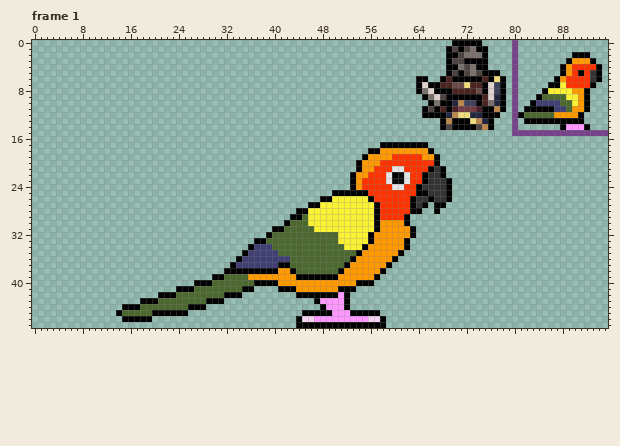
File history of a pixel-art file, Citrus/aseprite/citrus_roa_2.aseprite. The first picture shows the starting point.
96x48 pixels, 99 frames. Shown: frame 1. The commit also changed other frames, which this record leaves out.
New version:
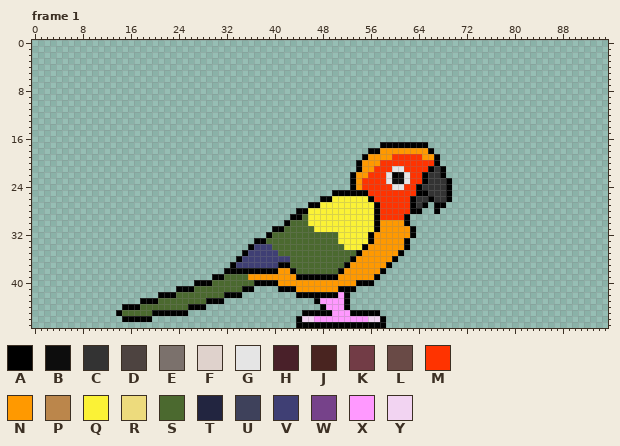
Palette (. is transparent): A #000000  B #0d0d0d  C #333333  D #4d4340  E #7b716c  F #dfd2cc  G #e5e5e5  H #492029  J #492420  K #723c46  L #694a46  M #ff3300  N #ff9900  P #bb864b  Q #fbf236  R #eddb7d  S #4b692f  T #222540  U #3e415b  V #3f3f74  W #76428a  X #ff99ff  Y #f2d4f2
Change:
layer "hurtbox" now hidden
Frame 1:
y 0: x 70..74 AAAAA -> .....; x 80 W -> .
y 1: x 69..75 ADADEAA -> .......; x 80 W -> .
y 2: x 69..75 AADEEEA -> .......; x 80 W -> .; x 90..92 AAA -> ...
y 3: x 69..75 ADDAAAA -> .......; x 80 W -> .; x 89..93 ANNNA -> .....
y 4: x 69..75 AAEDEAA -> .......; x 80 W -> .; x 88..94 ANMMMMA -> .......
y 5: x 69..77 ADADEDAAA -> .........; x 80 W -> .; x 88..94 ANMAMCA -> .......
y 6: x 64..65 AA -> ..; x 68..78 AJAAAAAJARA -> ...........; x 80 W -> .; x 87..94 ANMMMMCA -> ........
y 7: x 64..78 AFAAJJLLRJJAFUA -> ...............; x 80 W -> .; x 86..93 AAQMMMMA -> ........
y 8: x 64..78 AEFAAAJJJJLAFUA -> ...............; x 80 W -> .; x 85..92 AQQQQNNA -> ........
y 9: x 65..78 AEFDAAAAAAJFTA -> ..............; x 80 W -> .; x 84..92 ASSSSQQNA -> .........
y 10: x 66..78 AEAATPUUAJETA -> .............; x 80 W -> .; x 83..92 AVVVVSSQNA -> ..........
y 11: x 65..78 ADAJAHKKKHAAPA -> ..............; x 80 W -> .; x 82..92 AAAAAVVSNNA -> ...........
y 12: x 65..77 AAAATPRRTTAAA -> .............; x 80..91 WASSSSSNNNNA -> ............
y 13: x 68..76 APAAARPTA -> .........; x 80 W -> .; x 82..91 AAAAAAAAAA -> ..........
y 14: x 68..76 ADAAAADPA -> .........; x 80 W -> .; x 88..92 AXXXA -> .....
y 15: x 80..95 WWWWWWWWWWWWWWWW -> ................
